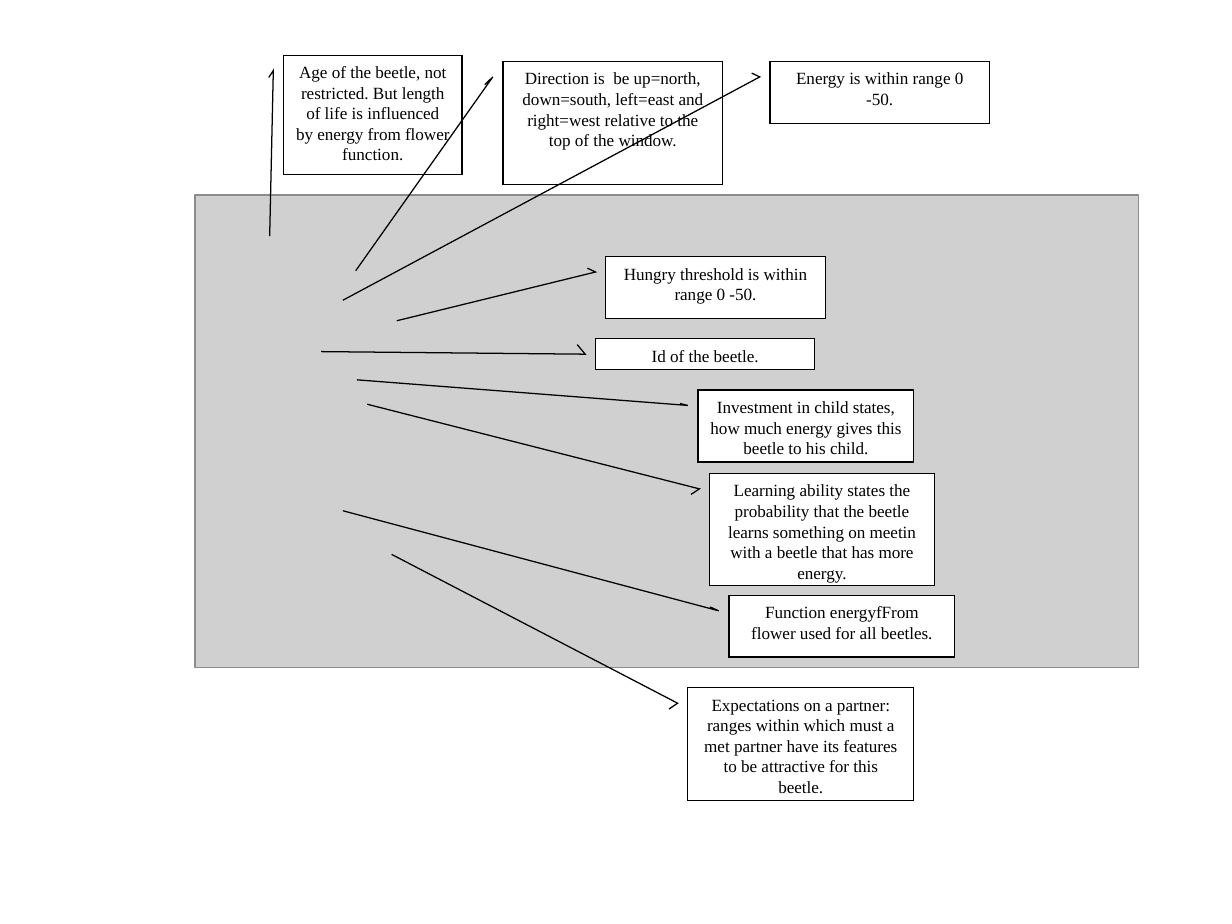
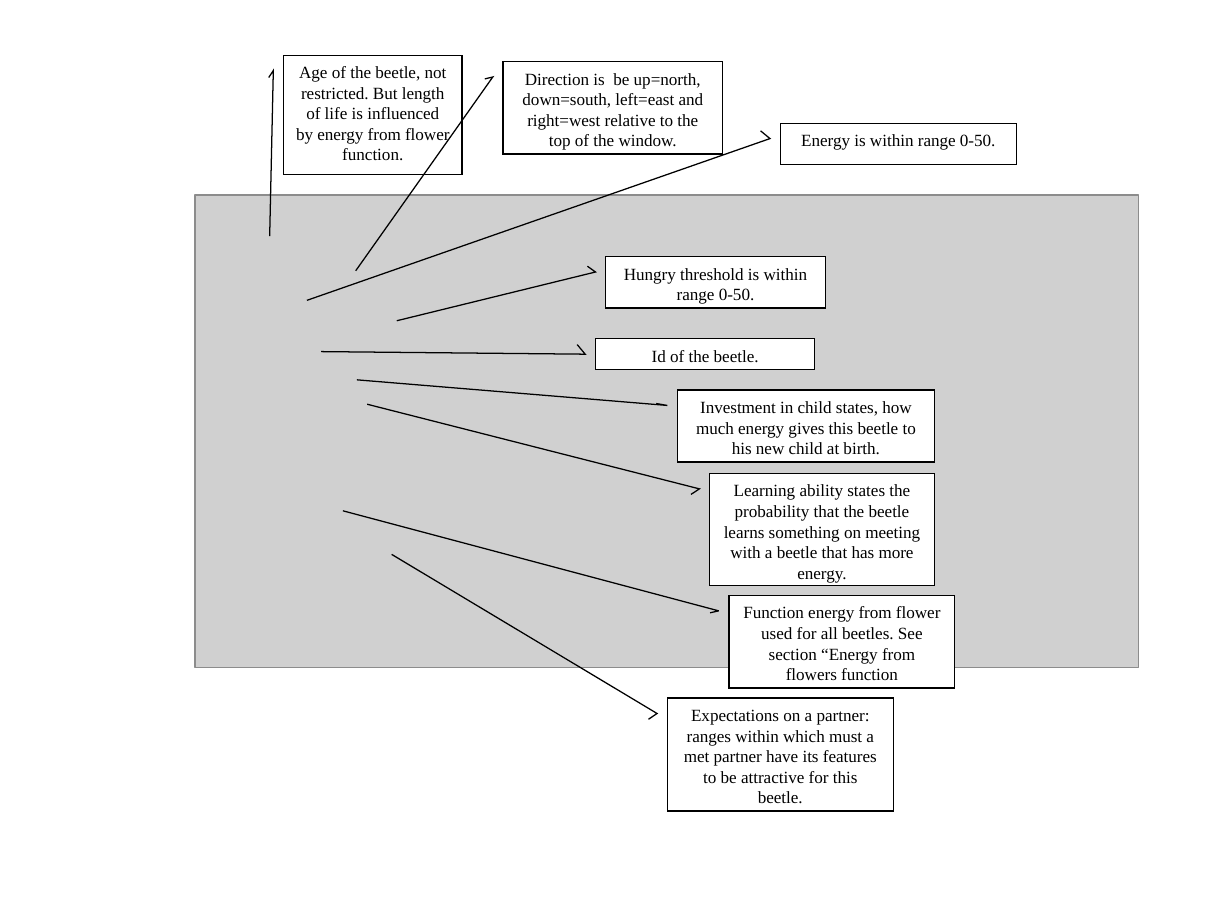
Before and after one commit to BackupTheBerlios/abeetles-svn, a slide deck: slide 2 of trunk/gui/UserHelp/readme_imgs/ZdrojPopisovanychObrazku.ppt. Drawn at 1232x924 pixels with LibreOffice and Linux fonts; fonts in the diff are those of the drawing; grey boxes stand for pictures. Boxes give left, top, right and bottom in pixels: in the first picture for what was removed or moved away, otherwise in the second. Text is boxed around its words. In the diff, an @@ line names an element or a change of style, - is before the commit and + after.

```diff
--- a/trunk/gui/UserHelp/readme_imgs/ZdrojPopisovanychObrazku.ppt
+++ b/trunk/gui/UserHelp/readme_imgs/ZdrojPopisovanychObrazku.ppt
@@ border callout "Direction is be up=north, down=south, ...": place and size @@
-border callout "Direction is be up=north, down=south, ..." at [503, 62, 722, 185]
+border callout "Direction is be up=north, down=south, ..." at [503, 62, 722, 154]
@@ border callout "Energy is within range 0-50.": place and size @@
-border callout "Energy is within range 0-50." at [770, 62, 989, 123]
+border callout "Energy is within range 0-50." at [780, 123, 1016, 164]
@@ text in border callout at [801, 134, 996, 150]: spaces changed @@
-Energy is within range 0 -50.
+Energy is within range 0-50.
@@ border callout "Hungry threshold is within range ...": place and size @@
-border callout "Hungry threshold is within range ..." at [606, 256, 825, 318]
+border callout "Hungry threshold is within range ..." at [606, 256, 825, 308]
@@ text in border callout at [624, 268, 808, 304]: spaces changed @@
-Hungry threshold is within range 0 -50.
+Hungry threshold is within range 0-50.
@@ border callout "Investment in child states, how ...": place and size @@
-border callout "Investment in child states, how ..." at [699, 391, 914, 462]
+border callout "Investment in child states, how ..." at [678, 391, 934, 462]
@@ text in border callout at [696, 401, 916, 455]: text changed @@
-Investment in child states, how much energy gives this beetle to his child.
+Investment in child states, how much energy gives this beetle to his new child at birth.
@@ text in border callout at [724, 484, 920, 583]: text changed @@
-Learning ability states the probability that the beetle learns something on meetin with a beetle that has more energy.
+Learning ability states the probability that the beetle learns something on meeting with a beetle that has more energy.
@@ proportions changed in 6 elements at [606, 256, 825, 308], [668, 699, 893, 812], [503, 62, 722, 154], [678, 391, 934, 462], [780, 123, 1016, 164], [729, 595, 955, 687] @@
@@ border callout "Function energy from flower used ...": place and size @@
-border callout "Function energy from flower used ..." at [729, 595, 955, 657]
+border callout "Function energy from flower used ..." at [729, 595, 955, 687]
@@ text in border callout at [743, 606, 941, 680]: text changed @@
-Function energyfFrom flower used for all beetles.
+Function energy from flower used for all beetles. See section “Energy from flowers function
@@ border callout "Expectations on a partner: ranges ...": place and size @@
-border callout "Expectations on a partner: ranges ..." at [687, 687, 913, 801]
+border callout "Expectations on a partner: ranges ..." at [668, 699, 893, 812]
```
Also in this commit, not shown: 1 other slide changed, 1 slide added, 31 other files.
